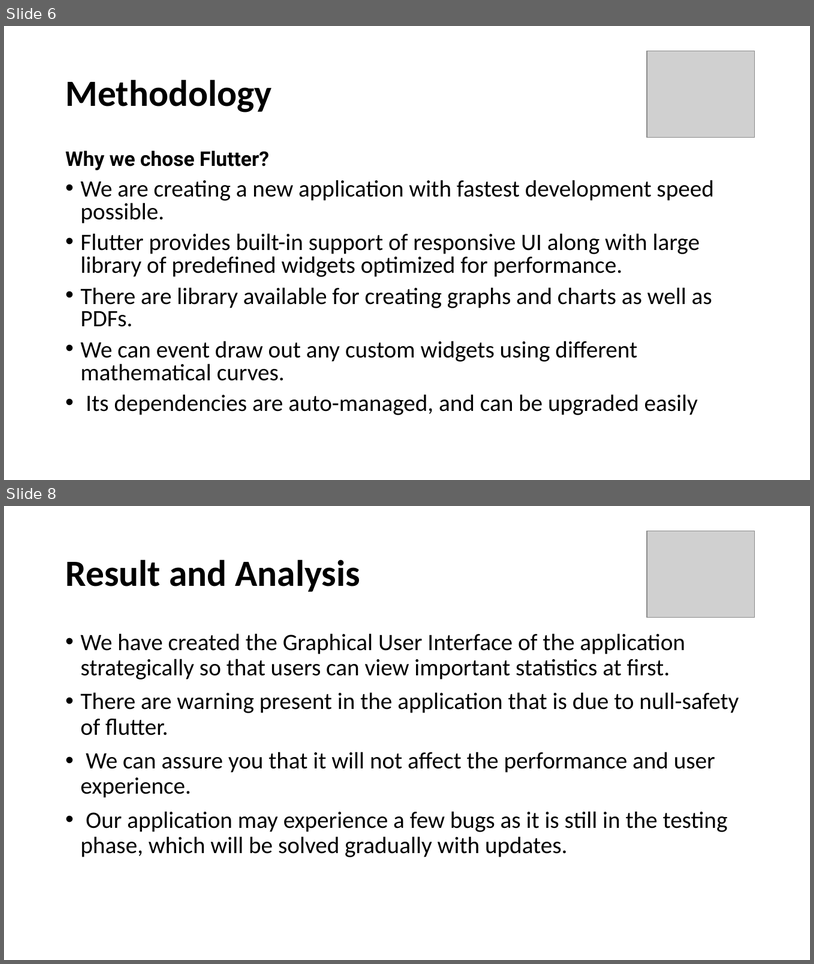
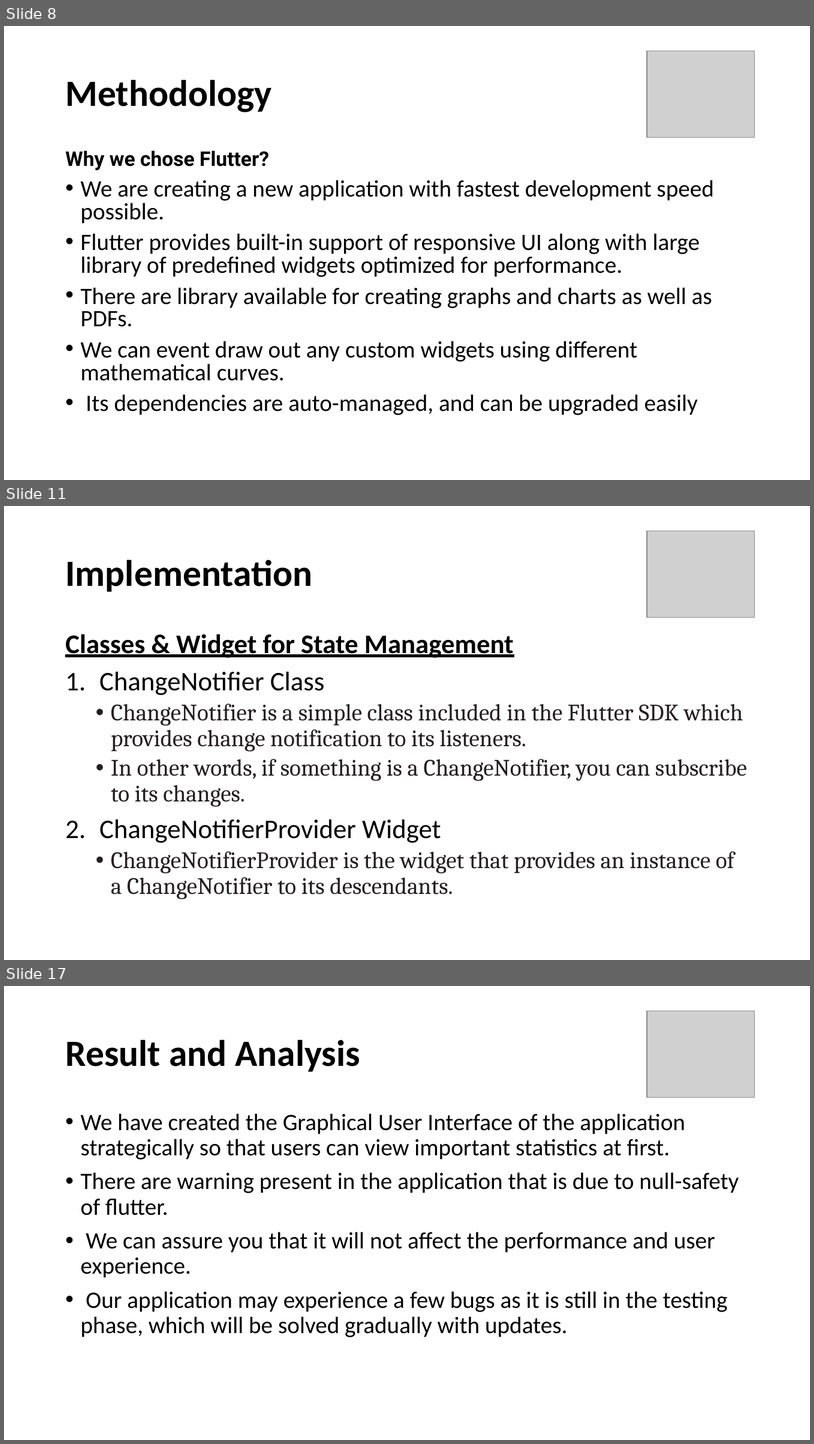
Before and after one commit to prskid1000/Fake-News, a slide deck: Internship.pptx. Shown one above the other, each under a label of ours: slides 6 and 8 before the commit, slides 8, 11 and 17 after it; the slides between them are not shown. The pictures are 814x964 and 814x1444 pixels, drawn with LibreOffice and Linux fonts; fonts in the diff are those of the drawing; grey boxes stand for pictures. Boxes give left, top, right and bottom in pixels: in the first picture for what was removed or moved away, otherwise in the second. Text is boxed around its words. In the diff, an @@ line names an element or a change of style, - is before the commit and + after.

```diff
--- a/Internship.pptx
+++ b/Internship.pptx
@@ slide 11 added at <box>4,506,810,960</box>, background #FFFFFF @@
@@ picture added at <box>648,531,755,618</box> @@
@@ title added at <box>65,559,312,592</box>, 44 pt, text #000000, bold @@
+Implementation
@@ text added at <box>65,634,747,899</box>, 28 pt, text #231F20 @@
+Classes & Widget for State Management
+1. ChangeNotifier Class
+  • ChangeNotifier is a simple class included in the Flutter SDK which provides change notification to its listeners.
+  • In other words, if something is a ChangeNotifier, you can subscribe to its changes.
+2. ChangeNotifierProvider Widget
+  • ChangeNotifierProvider is the widget that provides an instance of a ChangeNotifier to its descendants.
@@ what was slide 6 is now slide 8 @@
@@ what was slide 8 is now slide 17 @@
```
Also in this commit, not shown: 2 slides changed, 8 other slides added, 10 other files.
